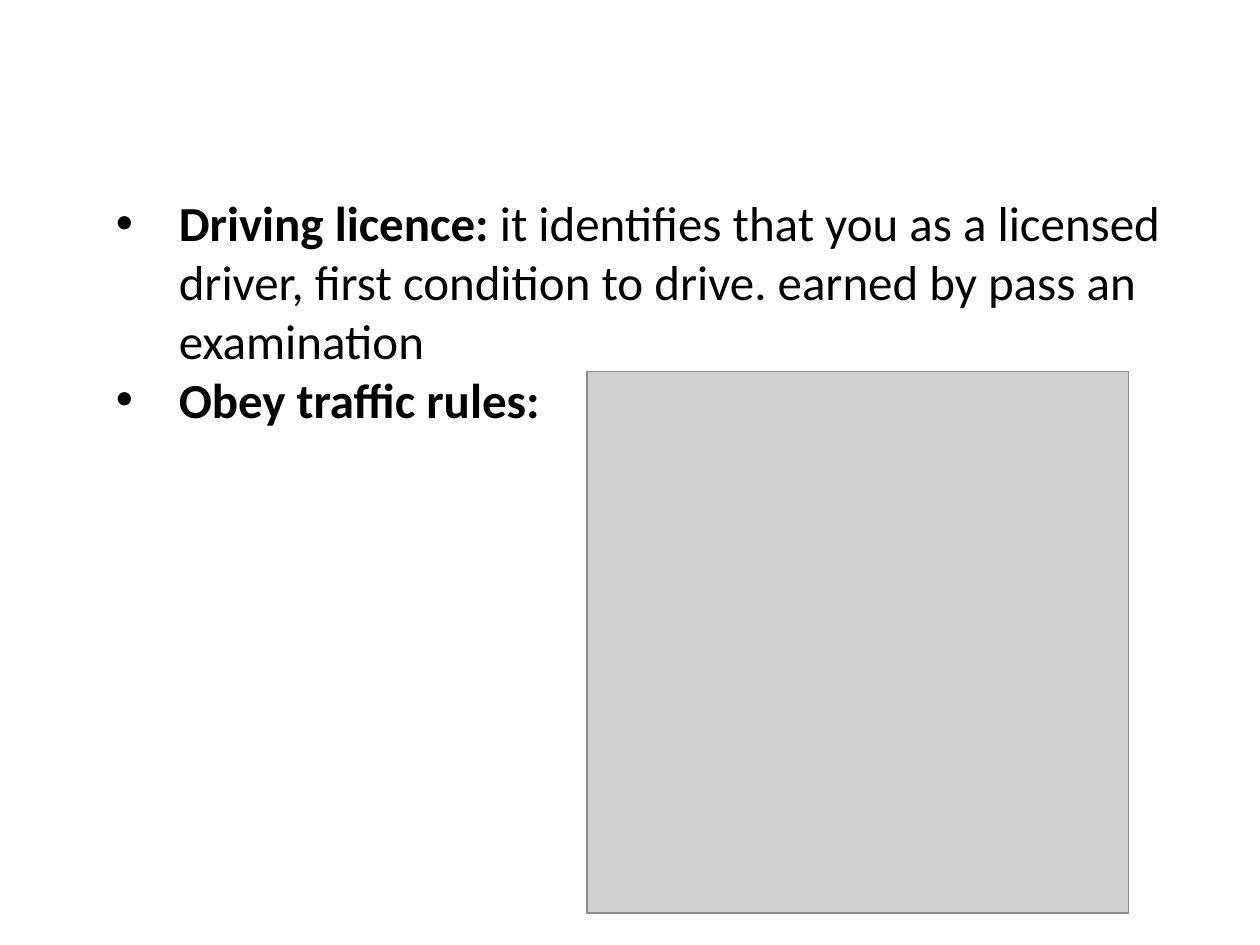
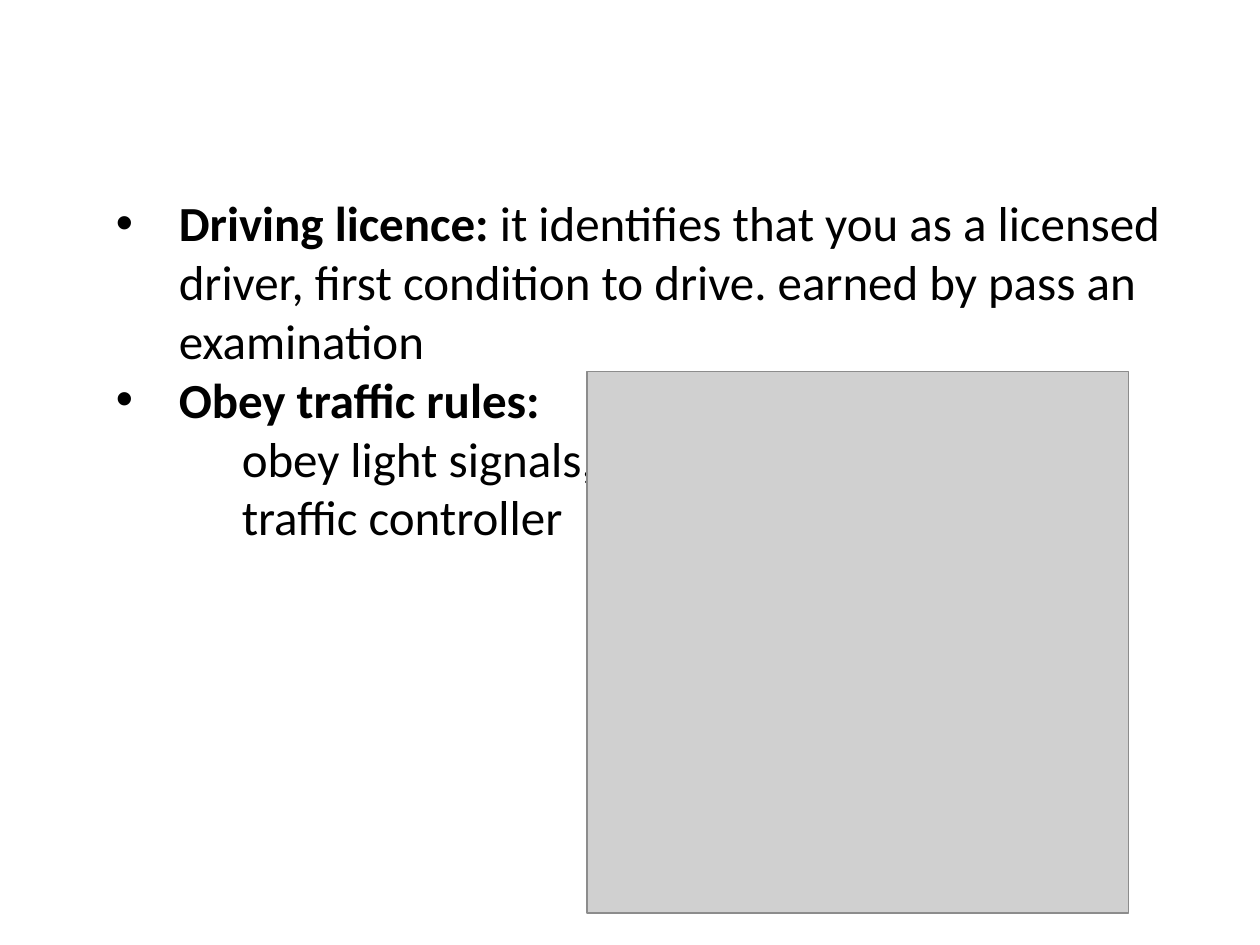
Before and after one commit to nguyenailanh/english-presentation, a slide deck: slide 11 of Lanh Nguyen.pptx. Drawn at 1260x945 pixels with LibreOffice and Linux fonts; fonts in the diff are those of the drawing; grey boxes stand for pictures; background and template pictures are left out. Boxes give left, top, right and bottom in pixels: in the first picture for what was removed or moved away, otherwise in the second. Text is boxed around its words. In the diff, an @@ line names an element or a change of style, - is before the commit and + after.

```diff
--- a/Lanh Nguyen.pptx
+++ b/Lanh Nguyen.pptx
@@ text at (242,436,594,536): paragraphs added @@
+    obey light signals,
+    traffic controller
```
Also in this commit, not shown: 8 other slides changed, 1 slide added.
